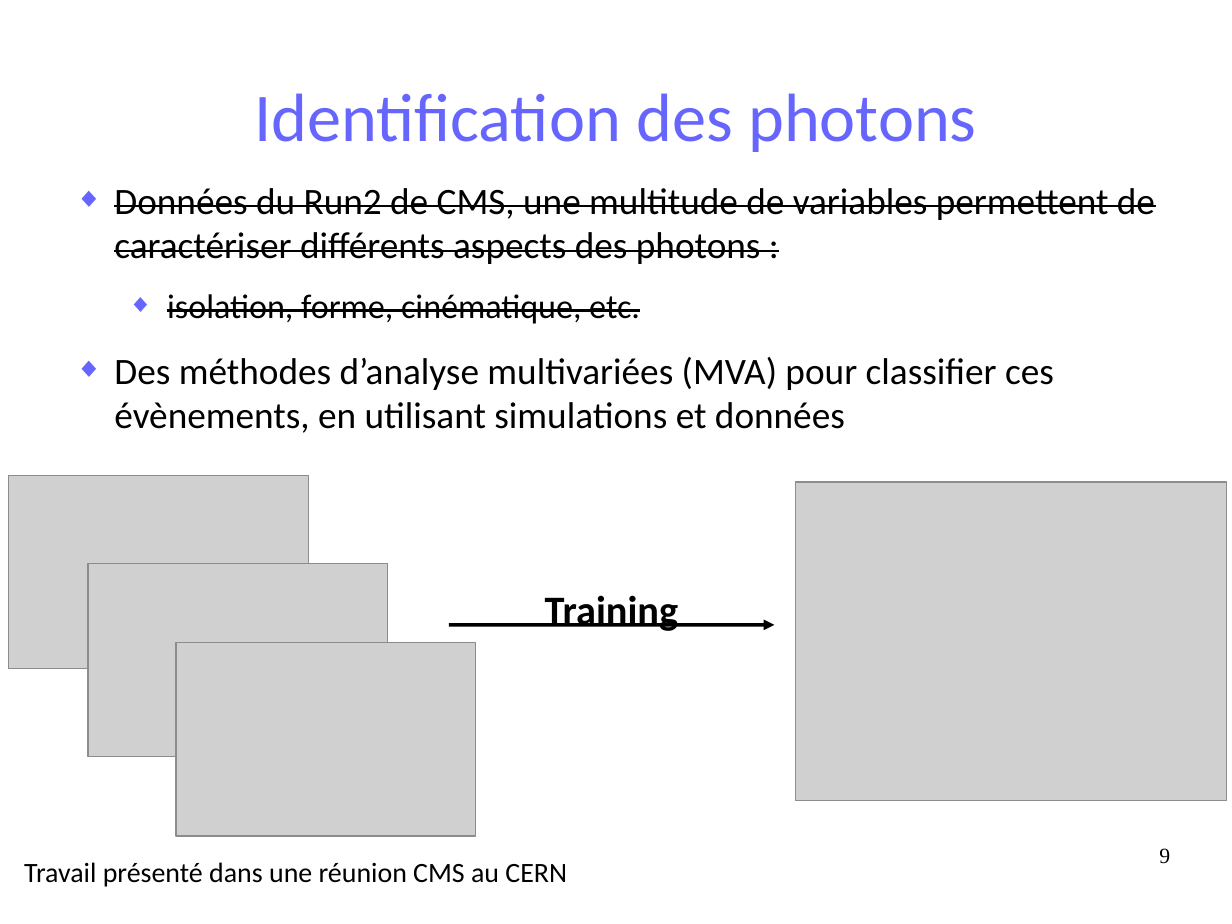
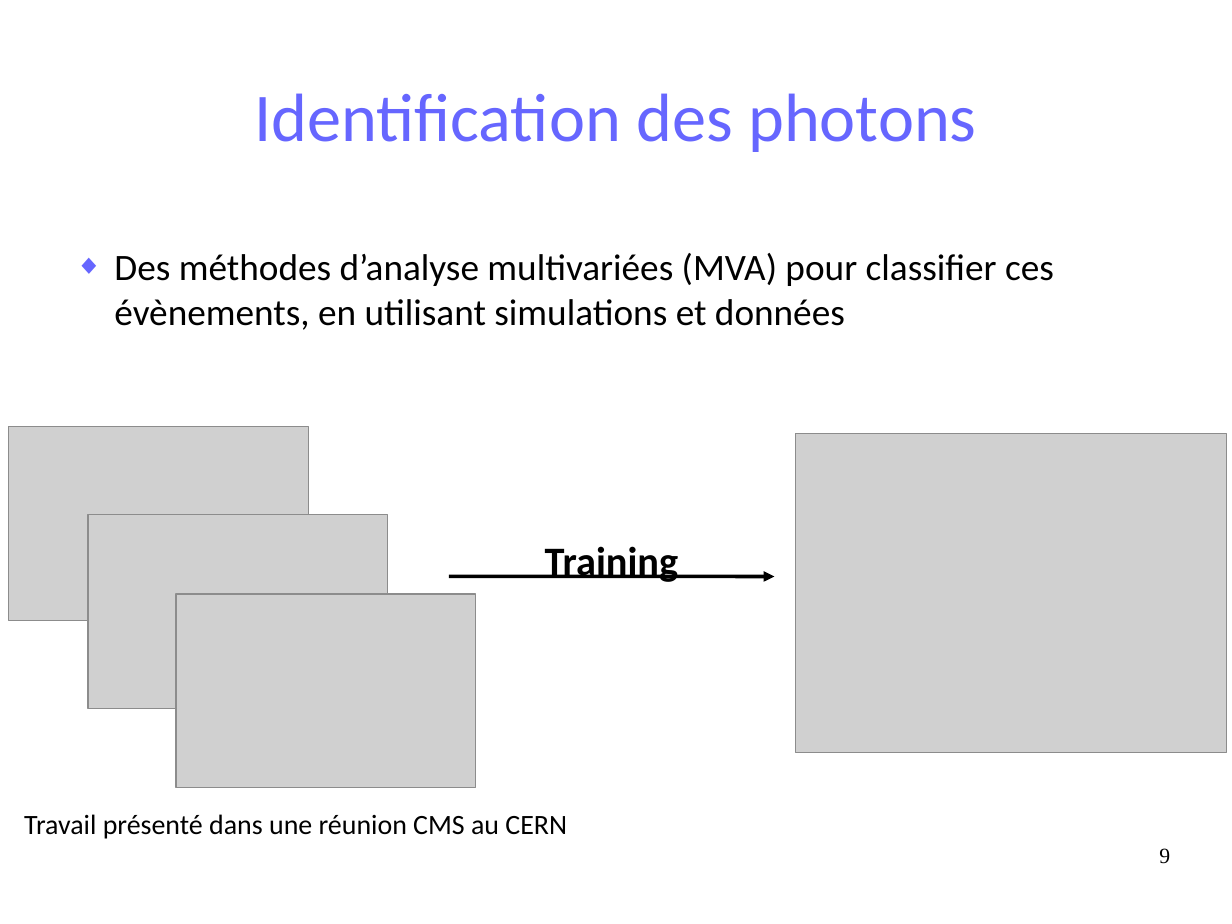
Before and after one commit to maxgiraud/m2_report, a slide deck: slide 9 of soutenance.odp. Drawn at 1232x924 pixels with LibreOffice and Linux fonts; fonts in the diff are those of the drawing; grey boxes stand for pictures. Boxes give left, top, right and bottom in pixels: in the first picture for what was removed or moved away, otherwise in the second. Text is boxed around its words. In the diff, an @@ line names an element or a change of style, - is before the commit and + after.

```diff
--- a/soutenance.odp
+++ b/soutenance.odp
@@ text at (114, 188, 1155, 324): paragraphs removed @@
-◆ Données du Run2 de CMS, une multitude de variables permettent de caractériser différents aspects des photons :
-  ◆ isolation, forme, cinématique, etc.
@@ 4 pictures, 1 line, 1 text: place and size @@
-4 pictures, 1 line, 1 text at (9, 475, 1228, 887)
+4 pictures, 1 line, 1 text at (9, 427, 1228, 839)
```
Also in this commit, not shown: 10 other slides changed, 4 slides added, 4 slides removed.
